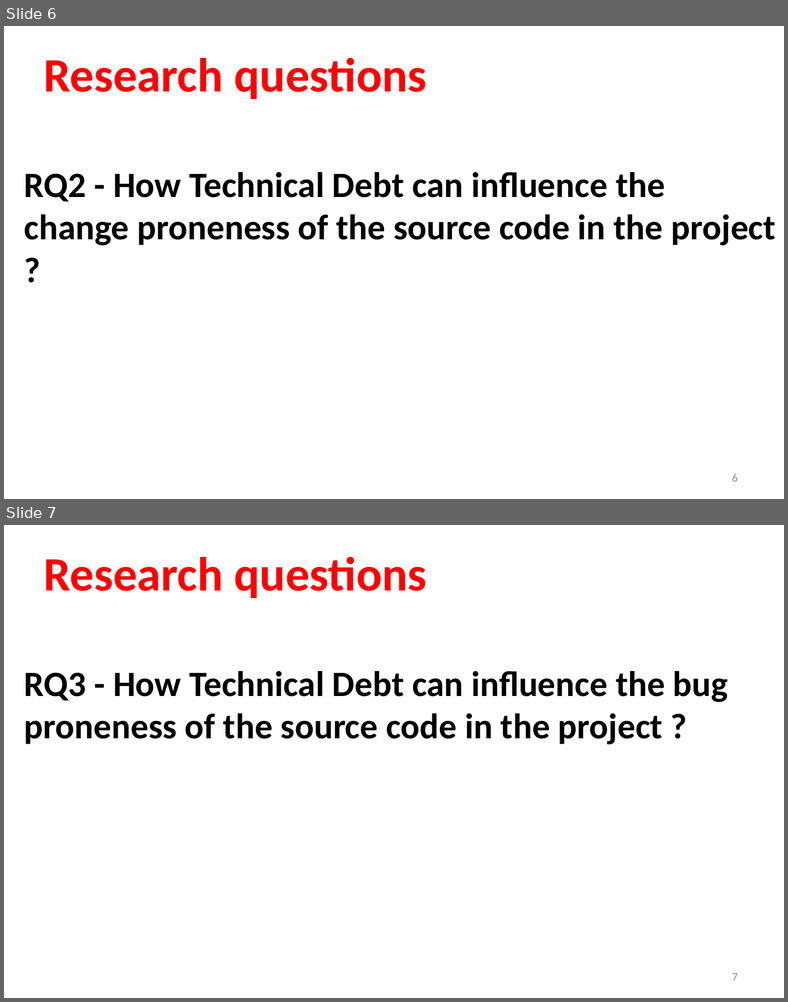
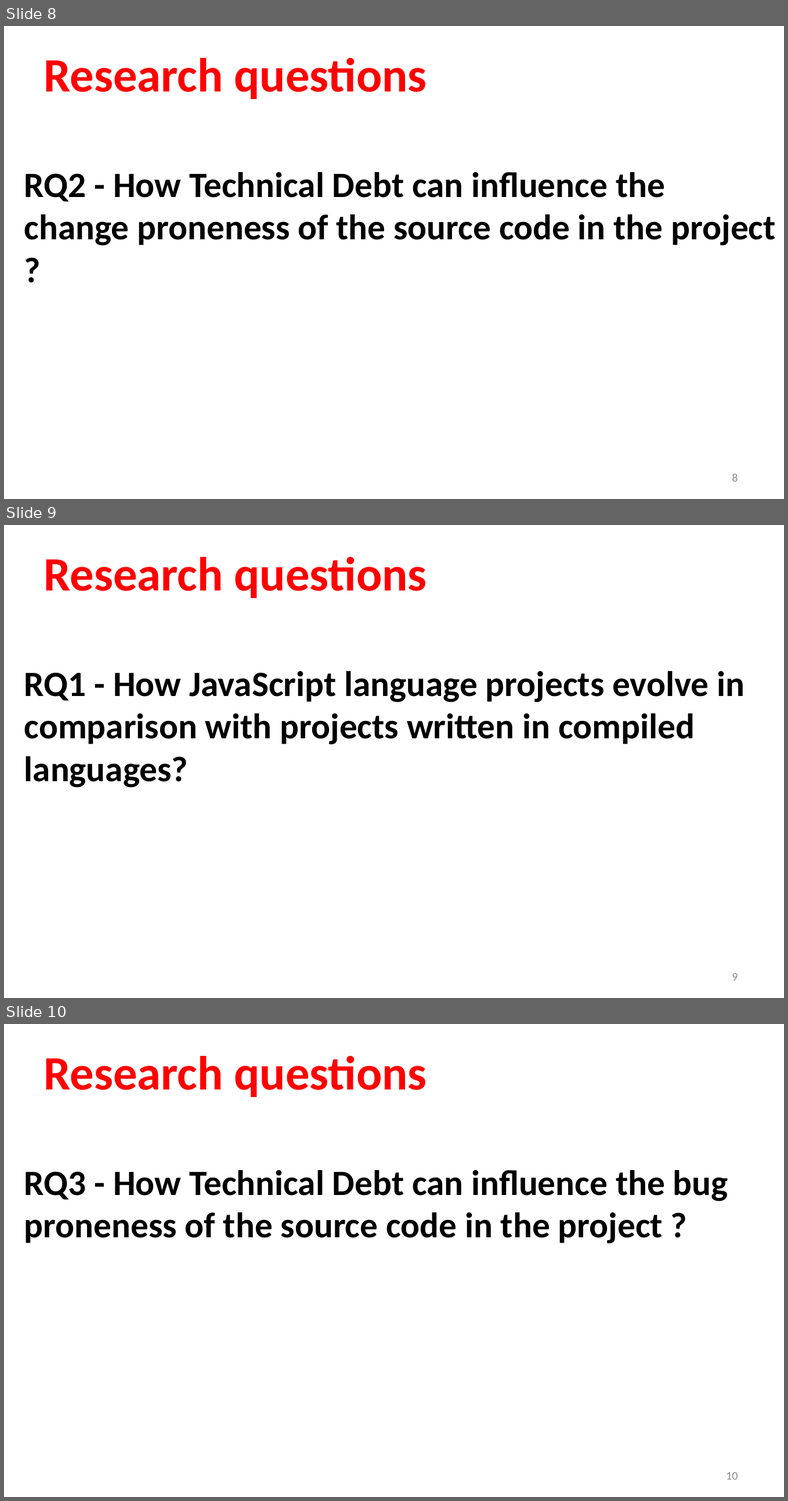
Before and after one commit to sshishe/js-evolution, a slide deck: presentation.pptx. Shown one above the other, each under a label of ours: slides 6 and 7 before the commit, slides 8, 9 and 10 after it. The pictures are 788x1002 and 788x1501 pixels, drawn with LibreOffice and Linux fonts; fonts in the diff are those of the drawing. Boxes give left, top, right and bottom in pixels: in the first picture for what was removed or moved away, otherwise in the second. Text is boxed around its words. In the diff, an @@ line names an element or a change of style, - is before the commit and + after.

```diff
--- a/presentation.pptx
+++ b/presentation.pptx
@@ slide 9 added at (x1=4, y1=525, x2=784, y2=998), background #FFFFFF @@
@@ title added at (x1=43, y1=557, x2=426, y2=598), 62 pt, text #FF0000, bold @@
+Research questions
@@ text added at (x1=24, y1=671, x2=744, y2=788), 46 pt, text #000000, bold @@
+RQ1 - How JavaScript language projects evolve in comparison with projects written in compiled languages?
@@ page number added at (x1=731, y1=973, x2=737, y2=981), 15 pt, text #8C8C8C @@
+9
@@ what was slide 6 is now slide 8 @@
@@ page number at (x1=731, y1=474, x2=737, y2=482): text changed @@
-6
+8
@@ what was slide 7 is now slide 10 @@
@@ page number at (x1=726, y1=1472, x2=737, y2=1480): text changed @@
-7
+10
```
Also in this commit, not shown: 1 slide changed, 3 other slides added, 4 slides removed.
